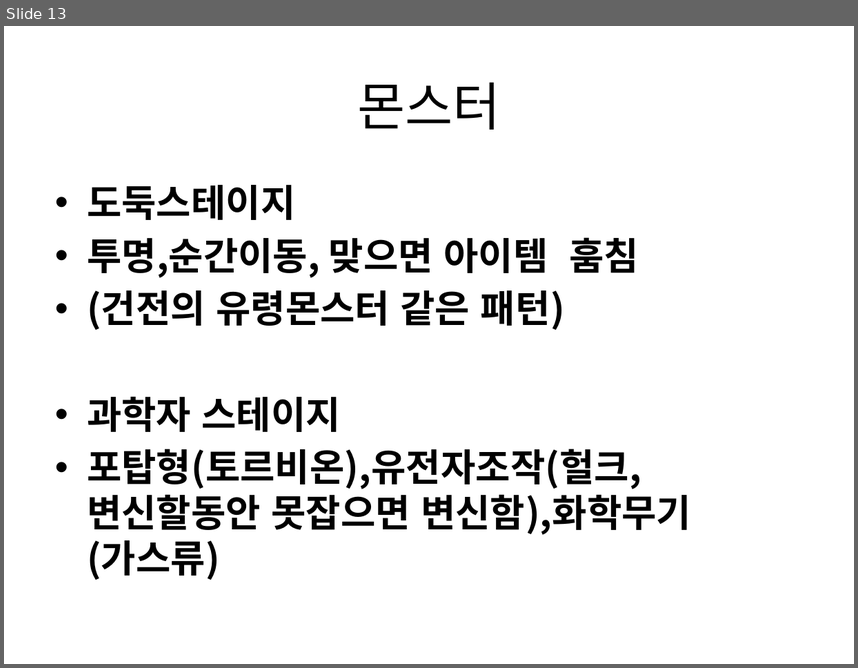
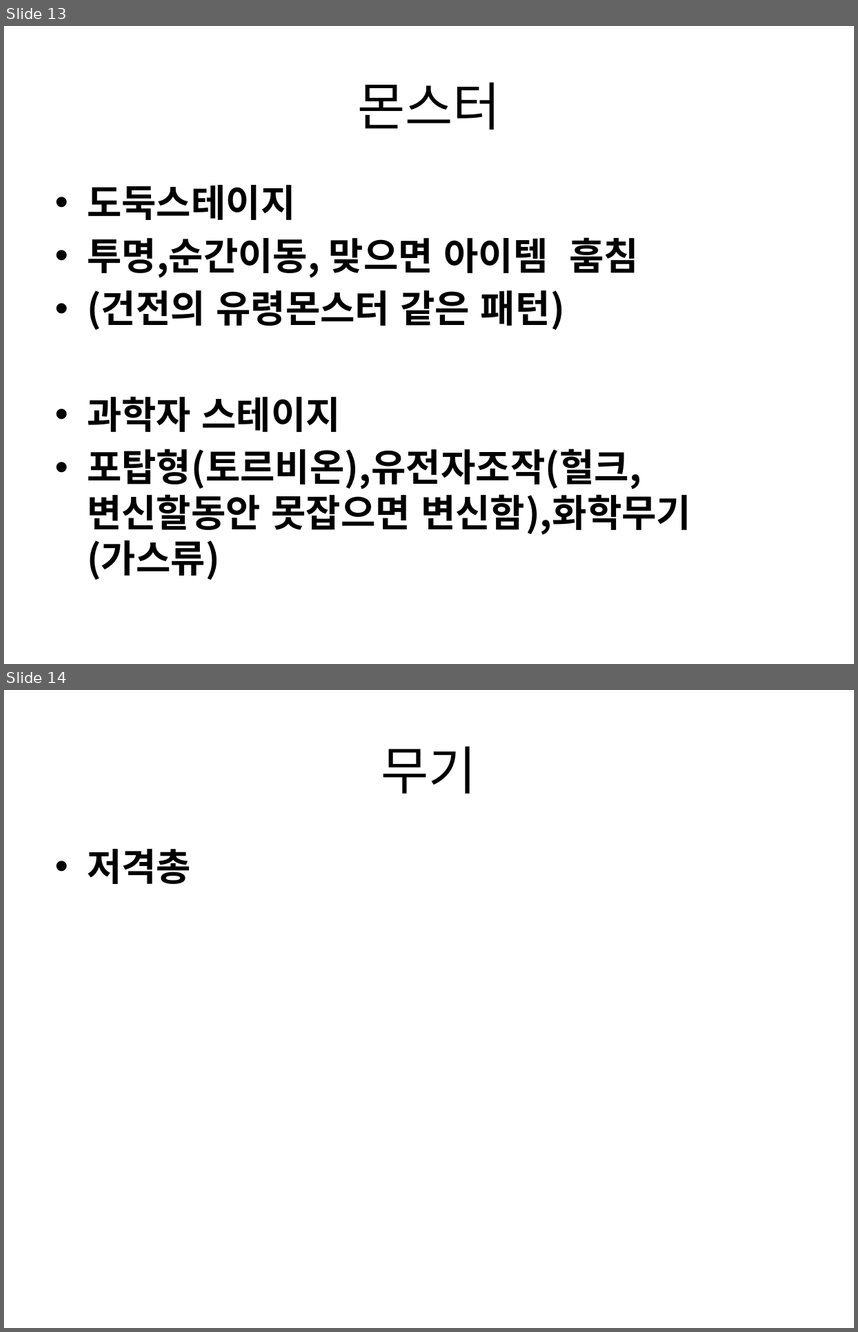
Before and after one commit to gkdlgndpdu/EscapeJail, a slide deck: EscapeJail/Assets/기획/스테이지1기획.pptx. Shown one above the other, each under a label of ours: slide 13 before the commit, slides 13 and 14 after it. The pictures are 858x668 and 858x1332 pixels, drawn with LibreOffice and Linux fonts; fonts in the diff are those of the drawing. Boxes give left, top, right and bottom in pixels: in the first picture for what was removed or moved away, otherwise in the second. Text is boxed around its words. In the diff, an @@ line names an element or a change of style, - is before the commit and + after.

```diff
--- a/EscapeJail/Assets/기획/스테이지1기획.pptx
+++ b/EscapeJail/Assets/기획/스테이지1기획.pptx
@@ slide 14 added at (4,690,854,1328), background #FFFFFF @@
@@ title added at (381,746,477,793), 44 pt, text #000000 @@
+무기
@@ text added at (87,849,191,884), 32 pt, text #000000, bold @@
+• 저격총
```
Also in this commit, not shown: 14 other files.
